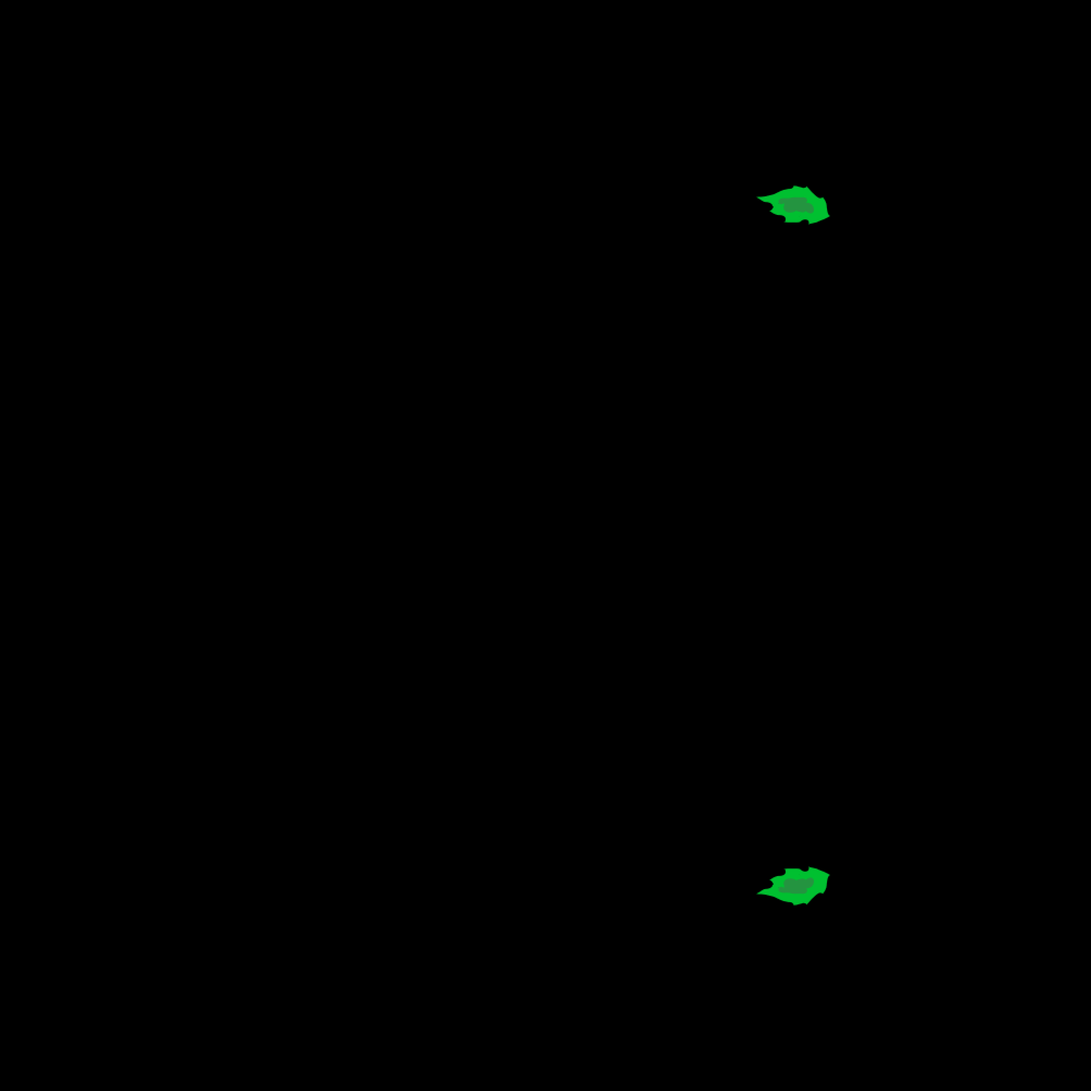
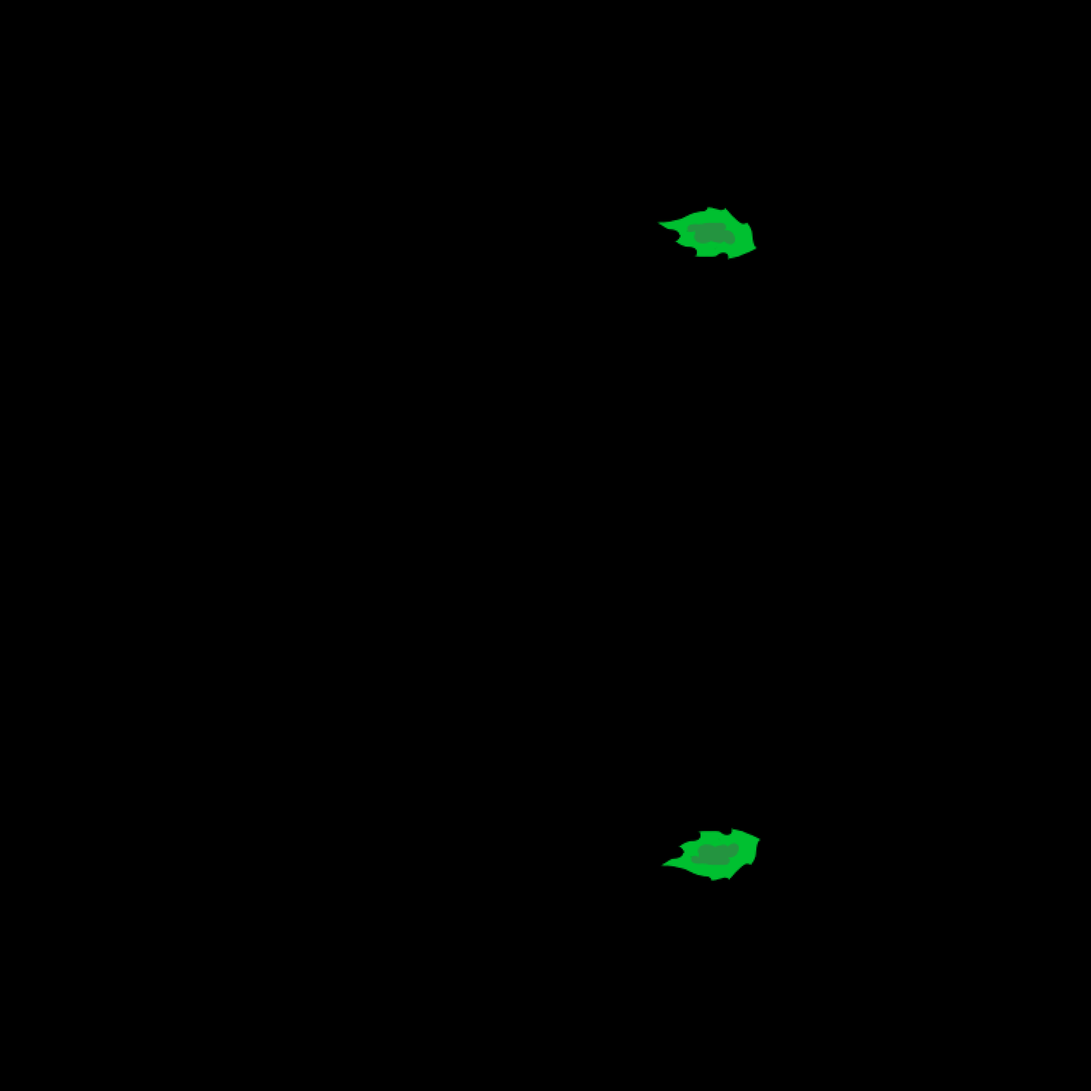
Comparing the layer stacks of the two w=1091, h=1091 images. Changes:
painted on "Layer3" over (657, 185, 831, 261)
painted on "Layer2" over (660, 827, 831, 906)
